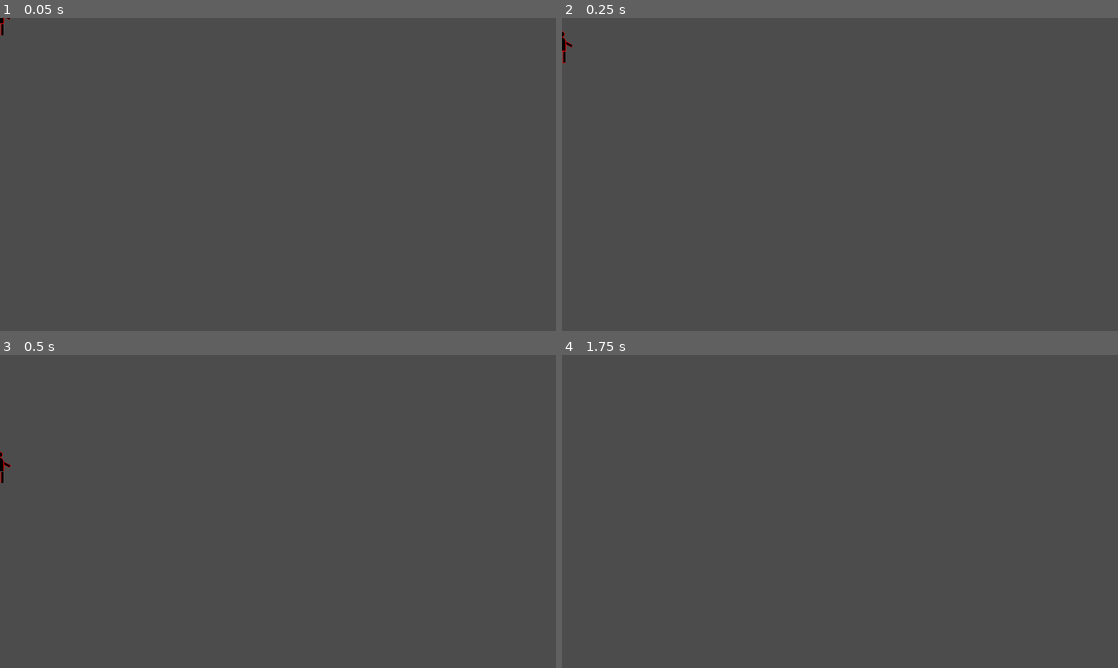
Above: before the commit, frames 1-4 (two rows, left to right).
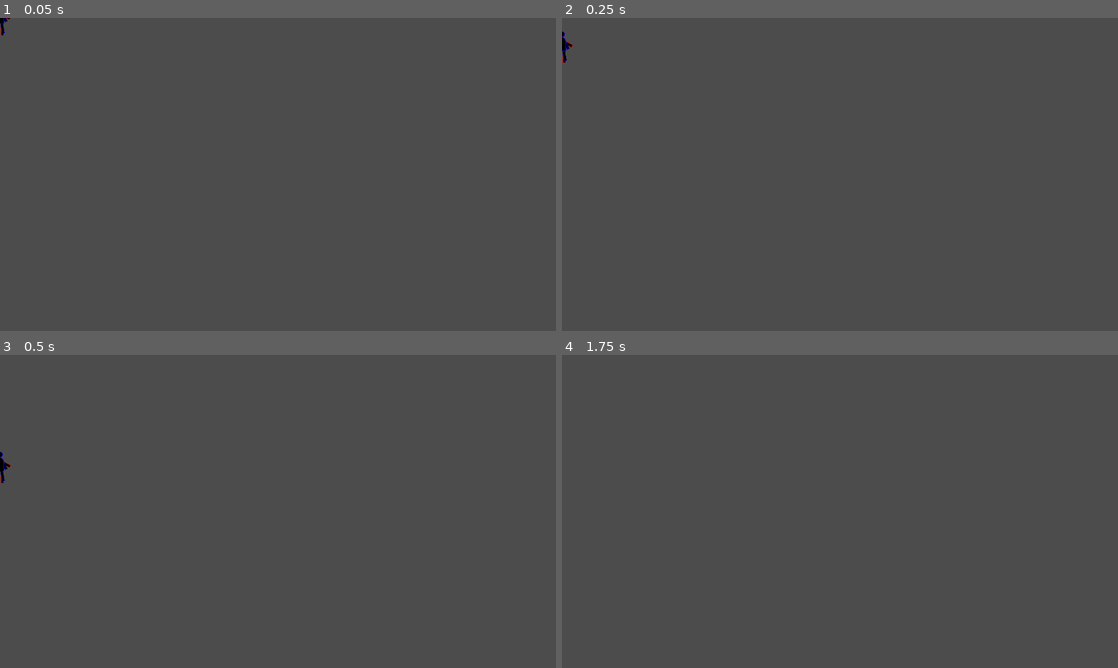
Above: after the commit, the same moments.

Repository: LeonMatthes/SkeleTurn
Game: Godot game, scene res://scenes/Player.tscn
Same seed, same stepped clock (60 frames per second), same inputs: the game is played once before the commit and once after it. The project has no main scene, so this scene is started directly.
Inputs:
- Up to frame 1 (0.05 s): no input
- Up to frame 2 (0.25 s): no input
- Up to frame 3 (0.5 s): no input
- Up to frame 4 (1.75 s): tap Enter at 1.25 s

The runs differ from the first frame. In frame 1, less than 0.1% of the frame differs, in the area x 0-2%, y 0-5%; in frame 2, less than 0.1%, in the area x 0-2%, y 4-14%; in frame 3, less than 0.1%; in frame 4, nothing differs.

Commit message:
changed player's movement animation

Diff:
--- a/scenes/Player.tscn
+++ b/scenes/Player.tscn
@@ -18,7 +18,7 @@
 custom_solver_bias = 0.0
 extents = Vector2( 12.1826, 21.3015 )
 
-[sub_resource type="Animation" id=5]
+[sub_resource type="Animation" id=2]
 
 resource_name = "Moving"
 length = 1.0
@@ -121,7 +121,7 @@
 "values": [ 0.0, -8.0, -16.0, -24.0, -30.0 ]
 }
 
-[sub_resource type="Animation" id=6]
+[sub_resource type="Animation" id=3]
 
 resource_name = "Moving-test"
 length = 0.56
@@ -224,10 +224,10 @@
 "values": [ 0.0, -8.0, -16.0, -24.0, -30.0, -24.0, -16.0, -8.0 ]
 }
 
-[sub_resource type="Animation" id=3]
-
-resource_name = "Moving"
-length = 1.0
+[sub_resource type="Animation" id=4]
+
+resource_name = "Moving-test"
+length = 0.64
 loop = true
 step = 0.08
 tracks/0/type = "value"
@@ -237,10 +237,10 @@
 tracks/0/imported = false
 tracks/0/enabled = true
 tracks/0/keys = {
-"times": PoolRealArray( 0, 0.08, 0.16, 0.24, 0.32 ),
-"transitions": PoolRealArray( 1, 1, 1, 1, 1 ),
-"update": 0,
-"values": [ Vector2( -18.5263, -7.29933 ), Vector2( -15.9568, -5.15804 ), Vector2( -13.2207, -3.63534 ), Vector2( -12.8479, -1.43061 ), Vector2( -10.7323, 0.234371 ) ]
+"times": PoolRealArray( 0, 0.08, 0.16, 0.24, 0.32, 0.4, 0.48, 0.56, 0.64 ),
+"transitions": PoolRealArray( 1, 1, 1, 1, 1, 1, 1, 1, 1 ),
+"update": 0,
+"values": [ Vector2( -10.539, -6.72269 ), Vector2( -12.6546, -7.42142 ), Vector2( -15.3465, -8.46664 ), Vector2( -16.15, -10.9556 ), Vector2( -18.1398, -13.0969 ), Vector2( -16.15, -10.9556 ), Vector2( -15.3465, -8.46664 ), Vector2( -12.6546, -7.42142 ), Vector2( -10.539, -6.72269 ) ]
 }
 tracks/1/type = "value"
 tracks/1/path = NodePath("RightArm:rotation_degrees")
@@ -249,10 +249,10 @@
 tracks/1/imported = false
 tracks/1/enabled = true
 tracks/1/keys = {
-"times": PoolRealArray( 0, 0.08, 0.16, 0.24, 0.32 ),
-"transitions": PoolRealArray( 1, 1, 1, 1, 1 ),
-"update": 0,
-"values": [ 28.0, 38.0, 48.0, 58.0, 68.0 ]
+"times": PoolRealArray( 0, 0.08, 0.16, 0.24, 0.32, 0.4, 0.48, 0.56, 0.64 ),
+"transitions": PoolRealArray( 1, 1, 1, 1, 1, 1, 1, 1, 1 ),
+"update": 0,
+"values": [ 68.0, 58.0, 48.0, 38.0, 28.0, 38.0, 48.0, 58.0, 68.0 ]
 }
 tracks/2/type = "value"
 tracks/2/path = NodePath("RightArm:position")
@@ -261,10 +261,10 @@
 tracks/2/imported = false
 tracks/2/enabled = true
 tracks/2/keys = {
-"times": PoolRealArray( 0, 0.08, 0.16, 0.24, 0.32 ),
-"transitions": PoolRealArray( 1, 1, 1, 1, 1 ),
-"update": 0,
-"values": [ Vector2( 17.5392, -7.68584 ), Vector2( 15.8262, -5.75868 ), Vector2( 13.6373, -3.56981 ), Vector2( 12.7966, -1.51575 ), Vector2( 10.3568, -0.100354 ) ]
+"times": PoolRealArray( 0, 0.08, 0.16, 0.24, 0.32, 0.4, 0.48, 0.56, 0.64 ),
+"transitions": PoolRealArray( 1, 1, 1, 1, 1, 1, 1, 1, 1 ),
+"update": 0,
+"values": [ Vector2( 11.9028, -5.70465 ), Vector2( 14.3426, -6.54029 ), Vector2( 15.3766, -8.98085 ), Vector2( 17.179, -10.59 ), Vector2( 18.6987, -13.4834 ), Vector2( 17.179, -10.59 ), Vector2( 15.3766, -8.98085 ), Vector2( 14.3426, -6.54029 ), Vector2( 11.9028, -5.70465 ) ]
 }
 tracks/3/type = "value"
 tracks/3/path = NodePath("LeftArm:rotation_degrees")
@@ -273,10 +273,10 @@
 tracks/3/imported = false
 tracks/3/enabled = true
 tracks/3/keys = {
-"times": PoolRealArray( 0, 0.08, 0.16, 0.24, 0.32 ),
-"transitions": PoolRealArray( 1, 1, 1, 1, 1 ),
-"update": 0,
-"values": [ -28.0, -38.0, -48.0, -58.0, -68.0 ]
+"times": PoolRealArray( 0, 0.08, 0.16, 0.24, 0.32, 0.4, 0.48, 0.56, 0.64 ),
+"transitions": PoolRealArray( 1, 1, 1, 1, 1, 1, 1, 1, 1 ),
+"update": 0,
+"values": [ -68.0, -58.0, -48.0, -38.0, -28.0, -38.0, -48.0, -58.0, -68.0 ]
 }
 tracks/4/type = "value"
 tracks/4/path = NodePath("LeftLeg:rotation_degrees")
@@ -285,10 +285,10 @@
 tracks/4/imported = false
 tracks/4/enabled = true
 tracks/4/keys = {
-"times": PoolRealArray( 0, 0.08, 0.16, 0.24, 0.32 ),
-"transitions": PoolRealArray( 1, 1, 1, 1, 1 ),
-"update": 0,
-"values": [ 0.0, 8.0, 16.0, 24.0, 30.0 ]
+"times": PoolRealArray( 0, 0.08, 0.16, 0.24, 0.32, 0.4, 0.48, 0.56, 0.64 ),
+"transitions": PoolRealArray( 1, 1, 1, 1, 1, 1, 1, 1, 1 ),
+"update": 0,
+"values": [ 15.0, 5.0, -5.0, -15.0, -25.0, -15.0, -5.0, 5.0, 15.0 ]
 }
 tracks/5/type = "value"
 tracks/5/path = NodePath("LeftLeg:position")
@@ -297,10 +297,10 @@
 tracks/5/imported = false
 tracks/5/enabled = true
 tracks/5/keys = {
-"times": PoolRealArray( 0, 0.08, 0.16, 0.24, 0.32 ),
-"transitions": PoolRealArray( 1, 1, 1, 1, 1 ),
-"update": 0,
-"values": [ Vector2( -8.5, 37 ), Vector2( -9.9989, 36.7859 ), Vector2( -11.5816, 36.5904 ), Vector2( -12.3588, 36.6294 ), Vector2( -14.9504, 37.0966 ) ]
+"times": PoolRealArray( 0, 0.08, 0.16, 0.24, 0.32, 0.4, 0.48, 0.56, 0.64 ),
+"transitions": PoolRealArray( 1, 1, 1, 1, 1, 1, 1, 1, 1 ),
+"update": 0,
+"values": [ Vector2( -10.0404, 30.426 ), Vector2( -7.52814, 30.6192 ), Vector2( -5.86635, 30.8751 ), Vector2( -3.3501, 31.0144 ), Vector2( 0.0226828, 30.8967 ), Vector2( -3.3501, 31.0144 ), Vector2( -5.86635, 30.8751 ), Vector2( -7.52814, 30.6192 ), Vector2( -10.0404, 30.426 ) ]
 }
 tracks/6/type = "value"
 tracks/6/path = NodePath("RightLeg:position")
@@ -309,10 +309,10 @@
 tracks/6/imported = false
 tracks/6/enabled = true
 tracks/6/keys = {
-"times": PoolRealArray( 0, 0.08, 0.16, 0.24, 0.32 ),
-"transitions": PoolRealArray( 1, 1, 1, 1, 1 ),
-"update": 0,
-"values": [ Vector2( 8.5, 37 ), Vector2( 9.14238, 37 ), Vector2( 11.0137, 37 ), Vector2( 11.8449, 37 ), Vector2( 14.0624, 37.6424 ) ]
+"times": PoolRealArray( 0, 0.08, 0.16, 0.24, 0.32, 0.4, 0.48, 0.56, 0.64 ),
+"transitions": PoolRealArray( 1, 1, 1, 1, 1, 1, 1, 1, 1 ),
+"update": 0,
+"values": [ Vector2( 9.88623, 30.6227 ), Vector2( 7.56721, 30.6227 ), Vector2( 6.38147, 30.816 ), Vector2( 3.11127, 30.5696 ), Vector2( 0.826067, 30.5802 ), Vector2( 3.11127, 30.5696 ), Vector2( 6.38147, 30.816 ), Vector2( 7.56721, 30.6227 ), Vector2( 9.88623, 30.6227 ) ]
 }
 tracks/7/type = "value"
 tracks/7/path = NodePath("RightLeg:rotation_degrees")
@@ -321,113 +321,10 @@
 tracks/7/imported = false
 tracks/7/enabled = true
 tracks/7/keys = {
-"times": PoolRealArray( 0, 0.08, 0.16, 0.24, 0.32 ),
-"transitions": PoolRealArray( 1, 1, 1, 1, 1 ),
-"update": 0,
-"values": [ 0.0, -8.0, -16.0, -24.0, -30.0 ]
-}
-
-[sub_resource type="Animation" id=4]
-
-resource_name = "Moving-test"
-length = 0.56
-loop = true
-step = 0.08
-tracks/0/type = "value"
-tracks/0/path = NodePath("LeftArm:position")
-tracks/0/interp = 1
-tracks/0/loop_wrap = true
-tracks/0/imported = false
-tracks/0/enabled = true
-tracks/0/keys = {
-"times": PoolRealArray( 0, 0.08, 0.16, 0.24, 0.32, 0.4, 0.48, 0.56 ),
-"transitions": PoolRealArray( 1, 1, 1, 1, 1, 1, 1, 1 ),
-"update": 0,
-"values": [ Vector2( -10.7323, 0.234371 ), Vector2( -12.8479, -1.43061 ), Vector2( -13.2207, -3.63534 ), Vector2( -15.9568, -5.15804 ), Vector2( -18.5263, -7.29933 ), Vector2( -15.9568, -5.15804 ), Vector2( -13.2207, -3.63534 ), Vector2( -12.8479, -1.43061 ) ]
-}
-tracks/1/type = "value"
-tracks/1/path = NodePath("RightArm:rotation_degrees")
-tracks/1/interp = 1
-tracks/1/loop_wrap = true
-tracks/1/imported = false
-tracks/1/enabled = true
-tracks/1/keys = {
-"times": PoolRealArray( 0, 0.08, 0.16, 0.24, 0.32, 0.4, 0.48, 0.56 ),
-"transitions": PoolRealArray( 1, 1, 1, 1, 1, 1, 1, 1 ),
-"update": 0,
-"values": [ 68.0, 58.0, 48.0, 38.0, 28.0, 38.0, 48.0, 58.0 ]
-}
-tracks/2/type = "value"
-tracks/2/path = NodePath("RightArm:position")
-tracks/2/interp = 1
-tracks/2/loop_wrap = true
-tracks/2/imported = false
-tracks/2/enabled = true
-tracks/2/keys = {
-"times": PoolRealArray( 0, 0.08, 0.16, 0.24, 0.32, 0.4, 0.48, 0.56 ),
-"transitions": PoolRealArray( 1, 1, 1, 1, 1, 1, 1, 1 ),
-"update": 0,
-"values": [ Vector2( 10.3568, -0.100354 ), Vector2( 12.7966, -1.51575 ), Vector2( 13.6373, -3.56981 ), Vector2( 15.8262, -5.75868 ), Vector2( 17.5392, -7.68584 ), Vector2( 15.8262, -5.75868 ), Vector2( 13.6373, -3.56981 ), Vector2( 12.7966, -1.51575 ) ]
-}
-tracks/3/type = "value"
-tracks/3/path = NodePath("LeftArm:rotation_degrees")
-tracks/3/interp = 1
-tracks/3/loop_wrap = true
-tracks/3/imported = false
-tracks/3/enabled = true
-tracks/3/keys = {
-"times": PoolRealArray( 0, 0.08, 0.16, 0.24, 0.32, 0.4, 0.48, 0.56 ),
-"transitions": PoolRealArray( 1, 1, 1, 1, 1, 1, 1, 1 ),
-"update": 0,
-"values": [ -68.0, -58.0, -48.0, -38.0, -28.0, -38.0, -48.0, -58.0 ]
-}
-tracks/4/type = "value"
-tracks/4/path = NodePath("LeftLeg:rotation_degrees")
-tracks/4/interp = 1
-tracks/4/loop_wrap = true
-tracks/4/imported = false
-tracks/4/enabled = true
-tracks/4/keys = {
-"times": PoolRealArray( 0, 0.08, 0.16, 0.24, 0.32, 0.4, 0.48, 0.56 ),
-"transitions": PoolRealArray( 1, 1, 1, 1, 1, 1, 1, 1 ),
-"update": 0,
-"values": [ 0.0, 8.0, 16.0, 24.0, 30.0, 24.0, 16.0, 8.0 ]
-}
-tracks/5/type = "value"
-tracks/5/path = NodePath("LeftLeg:position")
-tracks/5/interp = 1
-tracks/5/loop_wrap = true
-tracks/5/imported = false
-tracks/5/enabled = true
-tracks/5/keys = {
-"times": PoolRealArray( 0, 0.08, 0.16, 0.24, 0.32, 0.4, 0.48, 0.56 ),
-"transitions": PoolRealArray( 1, 1, 1, 1, 1, 1, 1, 1 ),
-"update": 0,
-"values": [ Vector2( -8.5, 37 ), Vector2( -9.9989, 36.7859 ), Vector2( -11.5816, 36.5904 ), Vector2( -12.3588, 36.6294 ), Vector2( -14.9504, 37.0966 ), Vector2( -12.3588, 36.6294 ), Vector2( -11.5816, 36.5904 ), Vector2( -9.9989, 36.7859 ) ]
-}
-tracks/6/type = "value"
-tracks/6/path = NodePath("RightLeg:position")
-tracks/6/interp = 1
-tracks/6/loop_wrap = true
-tracks/6/imported = false
-tracks/6/enabled = true
-tracks/6/keys = {
-"times": PoolRealArray( 0, 0.08, 0.16, 0.24, 0.32, 0.4, 0.48, 0.56 ),
-"transitions": PoolRealArray( 1, 1, 1, 1, 1, 1, 1, 1 ),
-"update": 0,
-"values": [ Vector2( 8.5, 37 ), Vector2( 9.14238, 37 ), Vector2( 11.0137, 37 ), Vector2( 11.8449, 37 ), Vector2( 14.0624, 37.6424 ), Vector2( 11.8449, 37 ), Vector2( 11.0137, 37 ), Vector2( 9.14238, 37 ) ]
-}
-tracks/7/type = "value"
-tracks/7/path = NodePath("RightLeg:rotation_degrees")
-tracks/7/interp = 1
-tracks/7/loop_wrap = true
-tracks/7/imported = false
-tracks/7/enabled = true
-tracks/7/keys = {
-"times": PoolRealArray( 0, 0.08, 0.16, 0.24, 0.32, 0.4, 0.48, 0.56 ),
-"transitions": PoolRealArray( 1, 1, 1, 1, 1, 1, 1, 1 ),
-"update": 0,
-"values": [ 0.0, -8.0, -16.0, -24.0, -30.0, -24.0, -16.0, -8.0 ]
+"times": PoolRealArray( 0, 0.08, 0.16, 0.24, 0.32, 0.4, 0.48, 0.56, 0.64 ),
+"transitions": PoolRealArray( 1, 1, 1, 1, 1, 1, 1, 1, 1 ),
+"update": 0,
+"values": [ -15.0, -5.0, 5.0, 15.0, 25.0, 15.0, 5.0, -5.0, -15.0 ]
 }
 
 [node name="Player" type="KinematicBody2D" index="0" groups=[
@@ -458,19 +355,17 @@
 
 [node name="Player1Icon" type="Node2D" parent="." index="1"]
 
-scale = Vector2( 1, 1 )
+visible = false
 
 [node name="Head" type="Sprite" parent="Player1Icon" index="0"]
 
 position = Vector2( 0.36717, -38.242 )
-scale = Vector2( 1, 1 )
 texture = ExtResource( 2 )
 _sections_unfolded = [ "Offset", "Transform" ]
 
 [node name="Body" type="Sprite" parent="Player1Icon" index="1"]
 
 position = Vector2( 0.36717, -6.04877 )
-scale = Vector2( 1, 1 )
 z_index = 1
 texture = ExtResource( 3 )
 _sections_unfolded = [ "Z Index" ]
@@ -479,7 +374,6 @@
 
 position = Vector2( -13.1858, -3.42868 )
 rotation = -0.854118
-scale = Vector2( 1, 1 )
 texture = ExtResource( 4 )
 _sections_unfolded = [ "Region", "Transform" ]
 
@@ -487,7 +381,6 @@
 
 position = Vector2( 13.5585, -3.37727 )
 rotation = 0.854118
-scale = Vector2( 1, 1 )
 texture = ExtResource( 5 )
 _sections_unfolded = [ "Transform" ]
 
@@ -495,7 +388,6 @@
 
 position = Vector2( -11.4332, 36.6087 )
 rotation = 0.266165
-scale = Vector2( 1, 1 )
 texture = ExtResource( 6 )
 _sections_unfolded = [ "Transform" ]
 
@@ -503,7 +395,6 @@
 
 position = Vector2( 10.8383, 37 )
 rotation = -0.266165
-scale = Vector2( 1, 1 )
 texture = ExtResource( 7 )
 _sections_unfolded = [ "Transform", "Visibility", "Z Index" ]
 
@@ -514,59 +405,51 @@
 playback_process_mode = 1
 playback_default_blend_time = 0.0
 playback_speed = 1.0
-anims/Moving = SubResource( 5 )
-anims/Moving-test = SubResource( 6 )
+anims/Moving = SubResource( 2 )
+anims/Moving-test = SubResource( 3 )
 blend_times = [  ]
 _sections_unfolded = [ "Playback Options" ]
 
 [node name="Player2Icon" type="Node2D" parent="." index="2"]
 
-visible = false
-
 [node name="Head" type="Sprite" parent="Player2Icon" index="0"]
 
 position = Vector2( 0.36717, -38.242 )
-scale = Vector2( 1, 1 )
 texture = ExtResource( 8 )
 _sections_unfolded = [ "Offset", "Transform" ]
 
 [node name="Body" type="Sprite" parent="Player2Icon" index="1"]
 
 position = Vector2( 0.36717, -6.04877 )
-scale = Vector2( 1, 1 )
 z_index = 1
 texture = ExtResource( 9 )
 _sections_unfolded = [ "Z Index" ]
 
 [node name="LeftArm" type="Sprite" parent="Player2Icon" index="2"]
 
-position = Vector2( -13.4483, -3.76199 )
-rotation = -0.823241
-scale = Vector2( 1, 1 )
+position = Vector2( -11.5695, -7.06303 )
+rotation = -1.10181
 texture = ExtResource( 10 )
 _sections_unfolded = [ "Region", "Transform" ]
 
 [node name="RightArm" type="Sprite" parent="Player2Icon" index="3"]
 
-position = Vector2( 13.8194, -3.75187 )
-rotation = 0.823241
-scale = Vector2( 1, 1 )
+position = Vector2( 13.0912, -6.11168 )
+rotation = 1.10181
 texture = ExtResource( 10 )
 _sections_unfolded = [ "Transform" ]
 
 [node name="LeftLeg" type="Sprite" parent="Player2Icon" index="4"]
 
-position = Vector2( -11.6462, 36.5936 )
-rotation = 0.290866
-scale = Vector2( 1, 1 )
+position = Vector2( -8.81673, 30.5201 )
+rotation = 0.176787
 texture = ExtResource( 11 )
 _sections_unfolded = [ "Transform" ]
 
 [node name="RightLeg" type="Sprite" parent="Player2Icon" index="5"]
 
-position = Vector2( 11.0828, 37 )
-rotation = -0.290866
-scale = Vector2( 1, 1 )
+position = Vector2( 8.75667, 30.6227 )
+rotation = -0.176787
 texture = ExtResource( 12 )
 _sections_unfolded = [ "Transform", "Visibility", "Z Index" ]
 
@@ -577,7 +460,6 @@
 playback_process_mode = 1
 playback_default_blend_time = 0.0
 playback_speed = 1.0
-anims/Moving = SubResource( 3 )
 anims/Moving-test = SubResource( 4 )
 blend_times = [  ]
 _sections_unfolded = [ "Playback Options" ]
Not shown: 1 places in scenes/Player.tscn that only renumber resources
